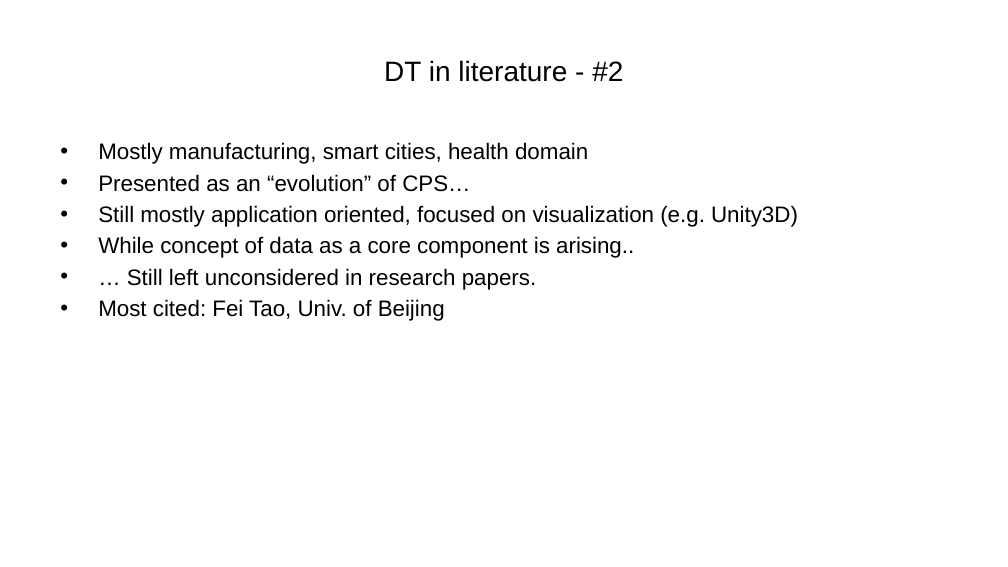
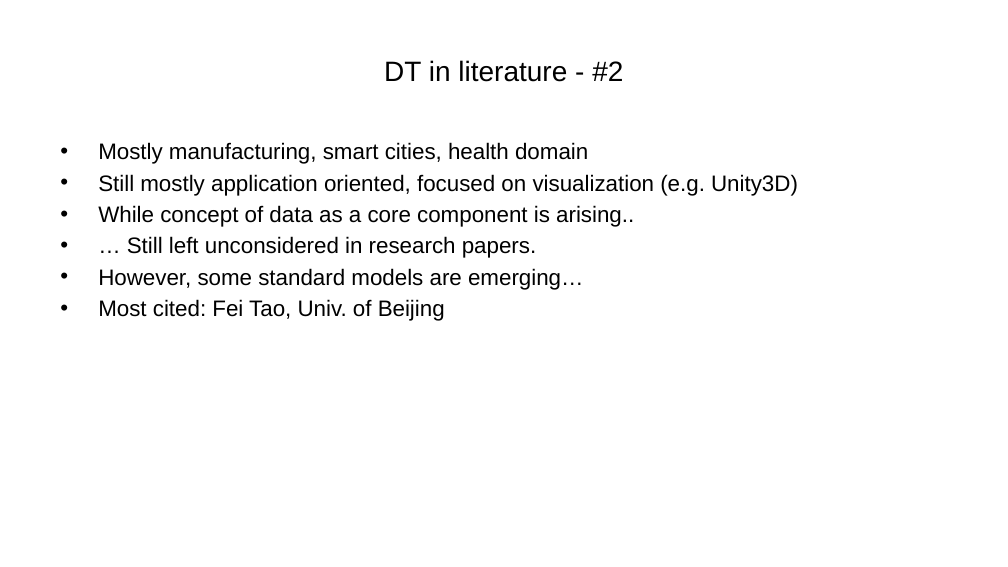
Before and after one commit to ManuelePasini/slides-markdown, a slide deck: slide 6 of digital_twins.pptx. Drawn at 1008x567 pixels with LibreOffice and Linux fonts; fonts in the diff are those of the drawing. Boxes give left, top, right and bottom in pixels: in the first picture for what was removed or moved away, otherwise in the second. Text is boxed around its words. In the diff, an @@ line names an element or a change of style, - is before the commit and + after.

```diff
--- a/digital_twins.pptx
+++ b/digital_twins.pptx
@@ text at <box>98,174,470,192</box>: paragraph removed @@
-• Presented as an “evolution” of CPS…
@@ text at <box>98,268,583,290</box>: paragraph added @@
+• However, some standard models are emerging…
```
Also in this commit, not shown: 1 other slide changed, 5 other files.
